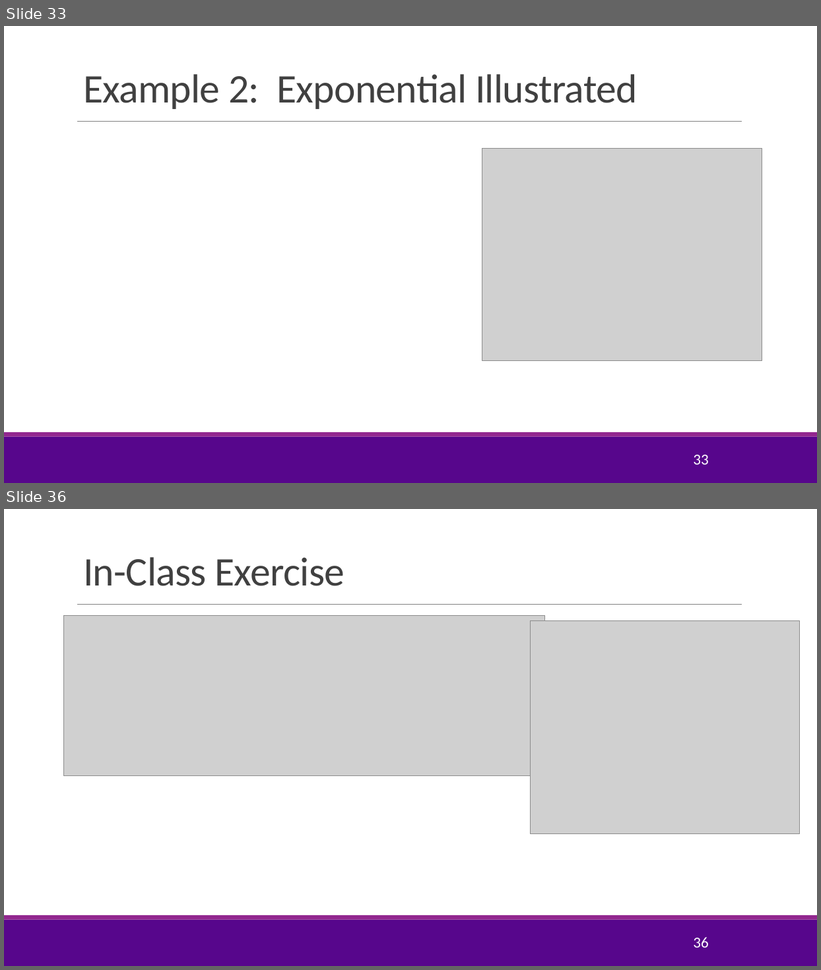
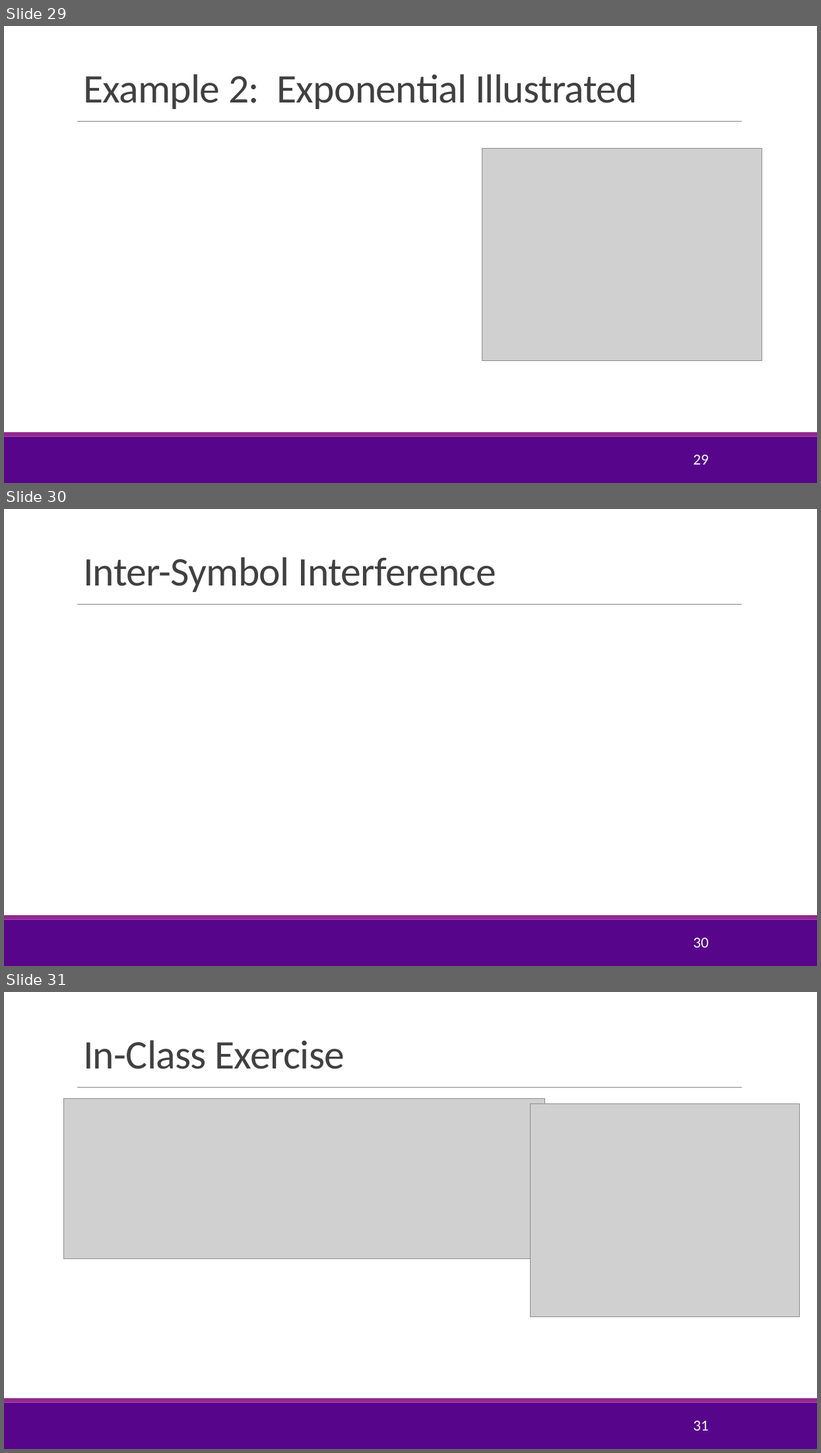
Before and after one commit to sdrangan/digitalcomm, a slide deck: Lectures/Unit03_RxFilter.pptx. Shown one above the other, each under a label of ours: slides 33 and 36 before the commit, slides 29, 30 and 31 after it; the slides between them are not shown. The pictures are 821x970 and 821x1453 pixels, drawn with LibreOffice and Linux fonts; fonts in the diff are those of the drawing; grey boxes stand for pictures; background and template pictures are left out. Boxes give left, top, right and bottom in pixels: in the first picture for what was removed or moved away, otherwise in the second. Text is boxed around its words. In the diff, an @@ line names an element or a change of style, - is before the commit and + after.

```diff
--- a/Lectures/Unit03_RxFilter.pptx
+++ b/Lectures/Unit03_RxFilter.pptx
@@ slide 30 added at (x1=4, y1=509, x2=817, y2=966), background #FFFFFF; not listed: 3 template elements that a slide beside it also shows @@
@@ title added at (x1=83, y1=557, x2=496, y2=592), 48 pt, text #404040 @@
+Inter-Symbol Interference
@@ page number added at (x1=693, y1=938, x2=708, y2=948), 18 pt, text #FFFFFF @@
+30
@@ what was slide 33 is now slide 29 @@
@@ page number at (x1=693, y1=455, x2=708, y2=465): text changed @@
-33
+29
@@ what was slide 36 is now slide 31 @@
@@ page number at (x1=693, y1=1421, x2=708, y2=1431): text changed @@
-36
+31
```
Also in this commit, not shown: 4 slides changed, 7 slides removed, 7 other files.
